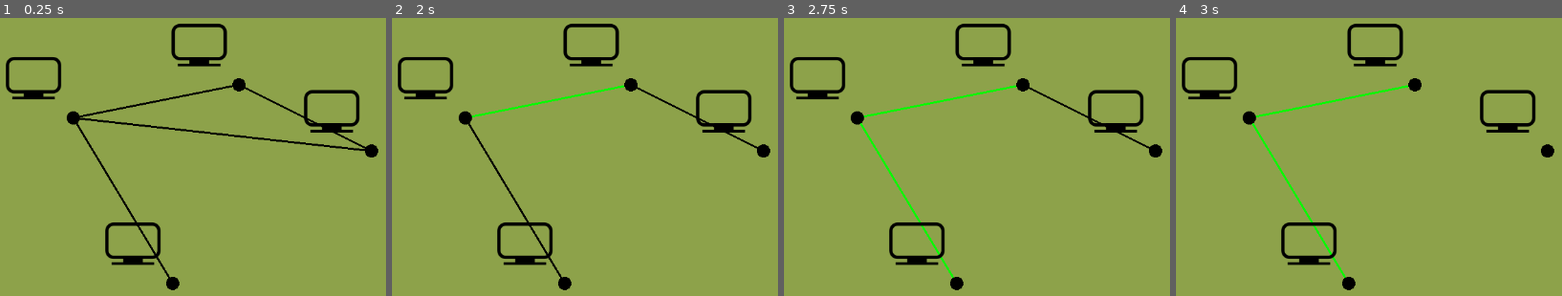
Above: before the commit, frames 1-4 (left to right).
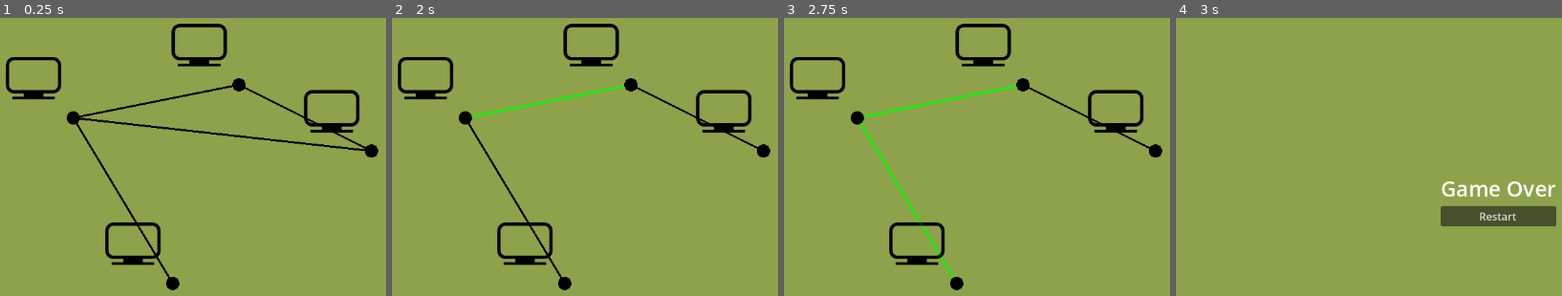
Above: after the commit, the same moments.

Repository: harv-sudo/Shannon-Switching-Game
Game: Godot game, scene res://testingScene.tscn
The game is run twice, just before and just after one commit, with the same random seed, the same clock (stepped at 60 frames per second) and the same inputs.
Inputs (mouse positions are in pixels of both pictures, inside the frame that each line leads up to):
- Up to frame 1 (0.25 s): no input
- Up to frame 2 (2 s): tap Enter at 0.5 s; move the mouse to (546, 101) at 0.52 s; click (546, 101) at 0.67 s; tap Space at 1.25 s; move the mouse to (615, 134) at 1.27 s; click (615, 134) at 1.42 s
- Up to frame 3 (2.75 s): tap Enter at 2 s; move the mouse to (907, 201) at 2.02 s; click (907, 201) at 2.17 s
- Up to frame 4 (3 s): tap Space at 2.75 s; move the mouse to (1480, 118) at 2.77 s; click (1480, 118) at 2.92 s

Frames 1-3 are identical in both runs. In frame 4, 7.2% of the frame differs, in the area x 1-99%, y 2-98%.

Commit message:
Added function to track total edges generated

Diff:
--- a/scripts/gameManager.gd
+++ b/scripts/gameManager.gd
@@ -19,5 +19,12 @@
 	for i in numberOfNodes:
 		add_child(Point.new(GlobalVariables.points[i]["position"][0], GlobalVariables.points[i]["position"][1]))
 
+func totalEdges():
+	var count: int
+	for i in GlobalVariables.edges:
+		count = count + 1
+	return count
+
 func _ready():
 	drawGraph()
+	GlobalVariables.edgesRemaining = totalEdges()
